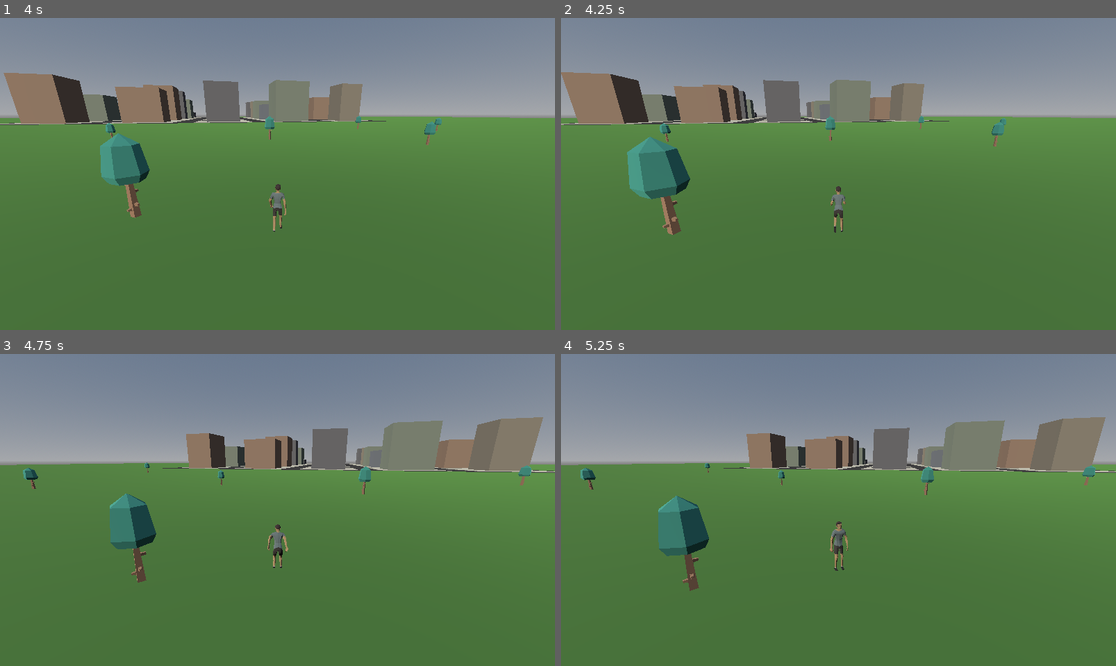
Above: before the commit, frames 1-4 (two rows, left to right).
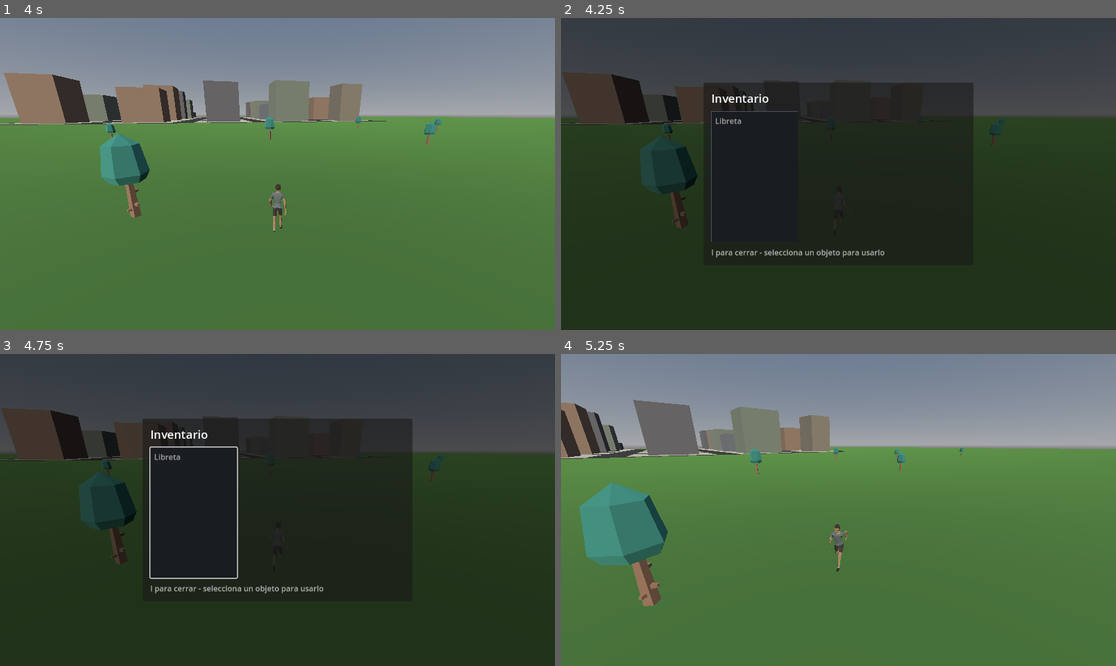
Above: after the commit, the same moments.

Repository: BigBang1010101010/game12
Game: Godot game, scene res://scenes/main.tscn
Same seed, same stepped clock (60 frames per second), same inputs: the game is played once before the commit and once after it.
Inputs (mouse positions are in pixels of both pictures, inside the frame that each line leads up to):
- Up to frame 1 (4 s): tap Enter at 0.5 s; move the mouse to (305, 174) at 0.52 s; hold E (interact) 0.53-1.28 s; hold W (move_forward) from 0.53 s (still down); click (305, 174) at 0.67 s; tap Space (jump) at 0.77, 1.52, 3.02, 3.77 s; move the mouse to (249, 174) at 1.27 s; tap Shift at 1.35, 2.85 s; click (249, 174) at 1.42 s; move the mouse to (288, 167) at 2.02 s; hold E (interact) 2.03-2.78 s; click (288, 167) at 2.17 s; move the mouse to (271, 180) at 2.77 s; click (271, 180) at 2.92 s; move the mouse to (316, 177) at 3.52 s; hold E (interact) from 3.53 s (still down); click (316, 177) at 3.67 s
- Up to frame 2 (4.25 s): keep holding W (move_forward); keep holding E (interact); tap I (toggle_inventory, bound only after the commit) at 4.15 s
- Up to frame 3 (4.75 s): keep holding W (move_forward); move the mouse to (233, 506) at 4.27 s; release E (interact) at 4.28 s; tap Shift at 4.35 s; click (233, 506) at 4.42 s; tap Space (jump) at 4.52 s
- Up to frame 4 (5.25 s): tap Escape at 4.9 s; move the mouse to (866, 510) at 5.02 s; release W (move_forward) at 5.03 s; hold S (move_back) from 5.03 s (still down); hold E (interact) from 5.03 s (still down); click (866, 510) at 5.17 s

Frame 1 is identical in both runs. In frame 2, 100% of the frame differs, in the area x 0-100%, y 0-100%; in frame 3, 99%; in frame 4, 19%.

Commit message:
Add an inventory menu with a writable notebook
Two new autoloads, split so data and UI can change independently:
- scripts/inventory.gd holds the carried items as an Array of
  Dictionaries (id/name/kind/data) with add_item, remove_item, has_item
  and get_item, and an items_changed signal. The notebook is added
  through add_item like any other item rather than being special-cased,
  so more items are added by calling add_item, not by editing the menu.
- scripts/inventory_ui.gd renders that list. Adding an item makes it
  appear with no UI changes; only a genuinely new "kind" needs a branch
  in _use_item.

Opens and closes with "I" (new toggle_inventory action; a "sleep" action
on Z is registered here too for the upcoming sleep task). Escape also
closes it. Opening pauses the SceneTree, which stops the player, while
the day/night autoload keeps ticking because it is PROCESS_MODE_ALWAYS.
The menu itself is PROCESS_MODE_ALWAYS so it can still be closed while
paused.

Notebook notes live in the item's own data dict for the session; no disk
persistence yet, as specified. ItemList and TextEdit get opaque
styleboxes because the Godot defaults are transparent and the 3D scene
showed through the notes.

Verified in the real scene:
- starts closed and unpaused; opening sets is_open and paused=true
- holding W while open moves the player 0.0000 units
- the day/night clock still advances while paused (0.350637 -> 0.351134)
- selecting the notebook opens the notes pane; typed text reaches
  Inventory.get_notebook_text() and is still there after closing and
  reopening the menu
- adding a second item ("Llave") makes the list show 2 entries with no
  changes to the UI script
- rendered a screenshot of the open menu with notes typed in

Diff:
--- a/project.godot
+++ b/project.godot
@@ -49,10 +49,23 @@
 ]
 }
 
+toggle_inventory={
+"deadzone": 0.5,
+"events": [Object(InputEventKey,"resource_local_to_scene":false,"resource_name":"","device":-1,"window_id":0,"alt_pressed":false,"shift_pressed":false,"ctrl_pressed":false,"meta_pressed":false,"pressed":false,"keycode":0,"physical_keycode":73,"key_label":0,"unicode":0,"location":0,"echo":false,"script":null)
+]
+}
+sleep={
+"deadzone": 0.5,
+"events": [Object(InputEventKey,"resource_local_to_scene":false,"resource_name":"","device":-1,"window_id":0,"alt_pressed":false,"shift_pressed":false,"ctrl_pressed":false,"meta_pressed":false,"pressed":false,"keycode":0,"physical_keycode":90,"key_label":0,"unicode":0,"location":0,"echo":false,"script":null)
+]
+}
+
 [autoload]
 
 DayNightCycle="*res://scripts/day_night_cycle.gd"
+Inventory="*res://scripts/inventory.gd"
 InteractionUI="*res://scripts/interaction_ui.gd"
+InventoryUI="*res://scripts/inventory_ui.gd"
 
 [rendering]
 
--- /dev/null
+++ b/scripts/inventory.gd
@@ -0,0 +1,59 @@
+extends Node
+
+## Autoload holding what the player carries. Kept separate from the UI so
+## items can be added, removed or queried by any system without touching the
+## menu, and so the menu can be rebuilt without touching the item data.
+##
+## An item is a Dictionary so new fields can be added without breaking
+## existing ones:
+##   id:    unique string key
+##   name:  label shown in the menu
+##   kind:  what using it does; the UI dispatches on this
+##   data:  free-form per-item state (the notebook keeps its text here)
+
+signal items_changed
+
+const KIND_NOTEBOOK := "notebook"
+
+var items: Array[Dictionary] = []
+
+func _ready() -> void:
+	# Starting inventory. Only the notebook for now; more items are added by
+	# calling add_item, not by extending this line.
+	add_item({
+		"id": "notebook",
+		"name": "Libreta",
+		"kind": KIND_NOTEBOOK,
+		# Notes live here for the session. Not written to disk yet.
+		"data": {"text": ""},
+	})
+
+func add_item(item: Dictionary) -> void:
+	items.append(item)
+	items_changed.emit()
+
+func remove_item(id: String) -> void:
+	for i in range(items.size()):
+		if items[i].get("id", "") == id:
+			items.remove_at(i)
+			items_changed.emit()
+			return
+
+func has_item(id: String) -> bool:
+	return get_item(id) != {}
+
+func get_item(id: String) -> Dictionary:
+	for item in items:
+		if item.get("id", "") == id:
+			return item
+	return {}
+
+## Convenience for the one item that currently stores anything.
+func get_notebook_text() -> String:
+	var notebook := get_item("notebook")
+	return notebook.get("data", {}).get("text", "") if notebook else ""
+
+func set_notebook_text(text: String) -> void:
+	var notebook := get_item("notebook")
+	if notebook:
+		notebook["data"]["text"] = text
--- /dev/null
+++ b/scripts/inventory_ui.gd
@@ -0,0 +1,172 @@
+extends CanvasLayer
+
+## Autoload inventory menu, opened and closed with "I".
+##
+## Built in code (like InteractionUI) so it works in any scene without wiring
+## a scene file. The item list is rendered from Inventory.items, so adding an
+## item there makes it appear here with no changes to this script; only
+## _use_item needs a new branch when a genuinely new KIND is introduced.
+##
+## Opening pauses the SceneTree, which stops the player and physics. The
+## day/night cycle keeps running because that autoload sets its process_mode
+## to ALWAYS.
+
+const PANEL_SIZE := Vector2(560, 380)
+
+var root: Control
+var item_list: ItemList
+var notebook_panel: Control
+var notebook_edit: TextEdit
+var hint_label: Label
+
+var is_open := false
+
+func _ready() -> void:
+	layer = 20
+	# The menu itself must keep processing input while the tree is paused,
+	# otherwise it could never be closed again.
+	process_mode = Node.PROCESS_MODE_ALWAYS
+	_build_ui()
+	_refresh_items()
+	Inventory.items_changed.connect(_refresh_items)
+	root.visible = false
+
+func _build_ui() -> void:
+	root = Control.new()
+	root.set_anchors_preset(Control.PRESET_FULL_RECT)
+	root.mouse_filter = Control.MOUSE_FILTER_STOP
+	add_child(root)
+
+	var dim := ColorRect.new()
+	dim.set_anchors_preset(Control.PRESET_FULL_RECT)
+	dim.color = Color(0, 0, 0, 0.55)
+	root.add_child(dim)
+
+	var panel := PanelContainer.new()
+	panel.set_anchors_preset(Control.PRESET_CENTER)
+	panel.custom_minimum_size = PANEL_SIZE
+	panel.pivot_offset = PANEL_SIZE * 0.5
+	panel.position = -PANEL_SIZE * 0.5
+	root.add_child(panel)
+
+	var margin := MarginContainer.new()
+	for side in ["left", "right", "top", "bottom"]:
+		margin.add_theme_constant_override("margin_" + side, 16)
+	panel.add_child(margin)
+
+	var column := VBoxContainer.new()
+	column.add_theme_constant_override("separation", 10)
+	margin.add_child(column)
+
+	var title := Label.new()
+	title.text = "Inventario"
+	title.add_theme_font_size_override("font_size", 24)
+	column.add_child(title)
+
+	var body := HBoxContainer.new()
+	body.size_flags_vertical = Control.SIZE_EXPAND_FILL
+	body.add_theme_constant_override("separation", 12)
+	column.add_child(body)
+
+	item_list = ItemList.new()
+	# The default ItemList/TextEdit styleboxes are transparent, which lets the
+	# 3D scene show through behind the notes and makes them hard to read.
+	item_list.add_theme_stylebox_override("panel", _opaque_box())
+	item_list.custom_minimum_size = Vector2(180, 0)
+	item_list.size_flags_vertical = Control.SIZE_EXPAND_FILL
+	item_list.item_selected.connect(_on_item_selected)
+	item_list.item_activated.connect(_on_item_selected)
+	body.add_child(item_list)
+
+	notebook_panel = VBoxContainer.new()
+	notebook_panel.size_flags_horizontal = Control.SIZE_EXPAND_FILL
+	notebook_panel.size_flags_vertical = Control.SIZE_EXPAND_FILL
+	body.add_child(notebook_panel)
+
+	var notebook_title := Label.new()
+	notebook_title.text = "Notas"
+	notebook_panel.add_child(notebook_title)
+
+	notebook_edit = TextEdit.new()
+	notebook_edit.size_flags_vertical = Control.SIZE_EXPAND_FILL
+	notebook_edit.placeholder_text = "Escribe tus notas aqui..."
+	notebook_edit.add_theme_stylebox_override("normal", _opaque_box())
+	notebook_edit.add_theme_stylebox_override("focus", _opaque_box())
+	notebook_edit.text_changed.connect(_on_notebook_text_changed)
+	notebook_panel.add_child(notebook_edit)
+	notebook_panel.visible = false
+
+	hint_label = Label.new()
+	hint_label.text = "I para cerrar - selecciona un objeto para usarlo"
+	hint_label.modulate = Color(1, 1, 1, 0.65)
+	column.add_child(hint_label)
+
+## Solid background so the 3D scene behind the menu does not bleed through
+## the item list and the notes field.
+func _opaque_box() -> StyleBoxFlat:
+	var box := StyleBoxFlat.new()
+	box.bg_color = Color(0.10, 0.11, 0.13)
+	box.border_color = Color(0.30, 0.32, 0.36)
+	box.set_border_width_all(1)
+	box.set_content_margin_all(6)
+	return box
+
+func _refresh_items() -> void:
+	if not item_list:
+		return
+	item_list.clear()
+	for item in Inventory.items:
+		item_list.add_item(str(item.get("name", item.get("id", "?"))))
+
+func _unhandled_input(event: InputEvent) -> void:
+	if event.is_action_pressed("toggle_inventory"):
+		toggle()
+		get_viewport().set_input_as_handled()
+	elif is_open and event is InputEventKey and event.pressed and event.keycode == KEY_ESCAPE:
+		close()
+		get_viewport().set_input_as_handled()
+
+func toggle() -> void:
+	if is_open:
+		close()
+	else:
+		open()
+
+func open() -> void:
+	if is_open:
+		return
+	is_open = true
+	root.visible = true
+	_refresh_items()
+	# Pause stops the player and the rest of the world; the day/night autoload
+	# is PROCESS_MODE_ALWAYS so its clock keeps advancing.
+	get_tree().paused = true
+	Input.mouse_mode = Input.MOUSE_MODE_VISIBLE
+
+func close() -> void:
+	if not is_open:
+		return
+	is_open = false
+	root.visible = false
+	notebook_panel.visible = false
+	get_tree().paused = false
+	Input.mouse_mode = Input.MOUSE_MODE_CAPTURED
+
+func _on_item_selected(index: int) -> void:
+	if index < 0 or index >= Inventory.items.size():
+		return
+	_use_item(Inventory.items[index])
+
+## Dispatch point for using an item. New item kinds get a branch here; the
+## rest of the menu needs no changes.
+func _use_item(item: Dictionary) -> void:
+	match str(item.get("kind", "")):
+		Inventory.KIND_NOTEBOOK:
+			notebook_panel.visible = true
+			notebook_edit.text = Inventory.get_notebook_text()
+			notebook_edit.grab_focus()
+		_:
+			notebook_panel.visible = false
+
+func _on_notebook_text_changed() -> void:
+	Inventory.set_notebook_text(notebook_edit.text)
